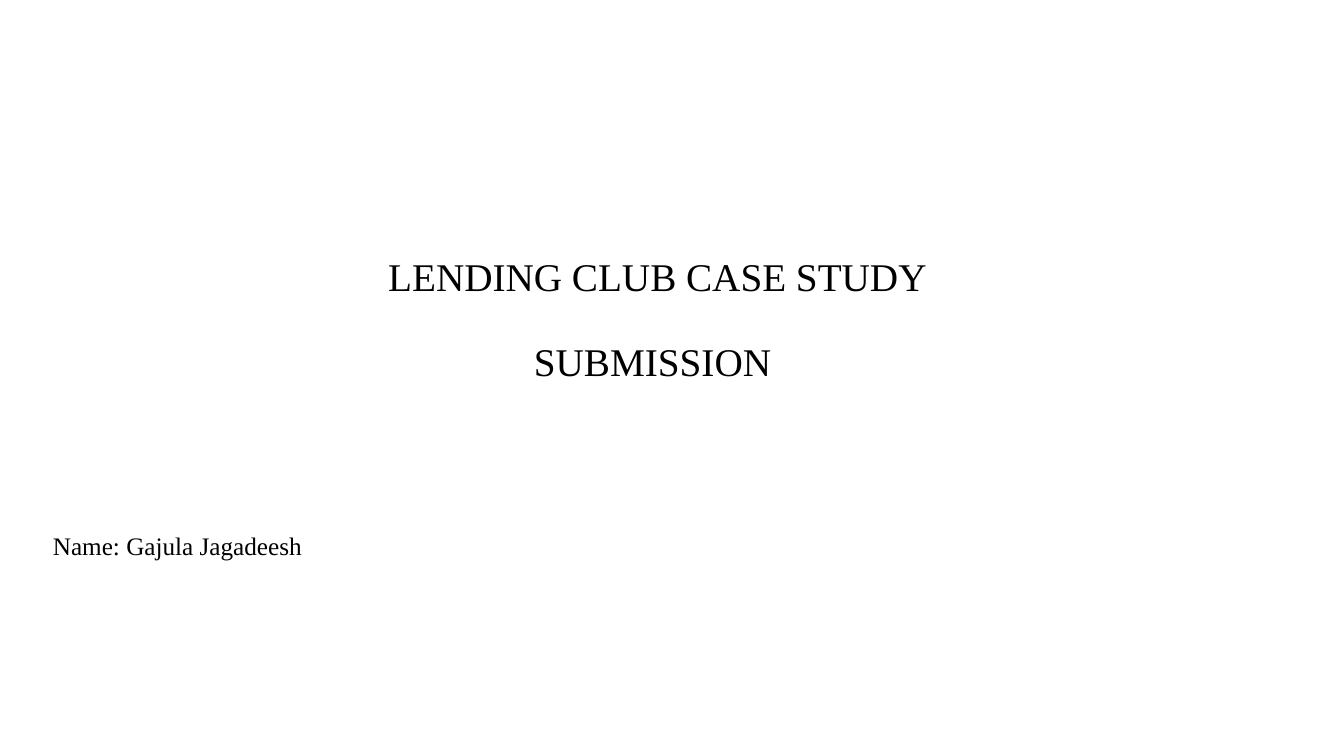
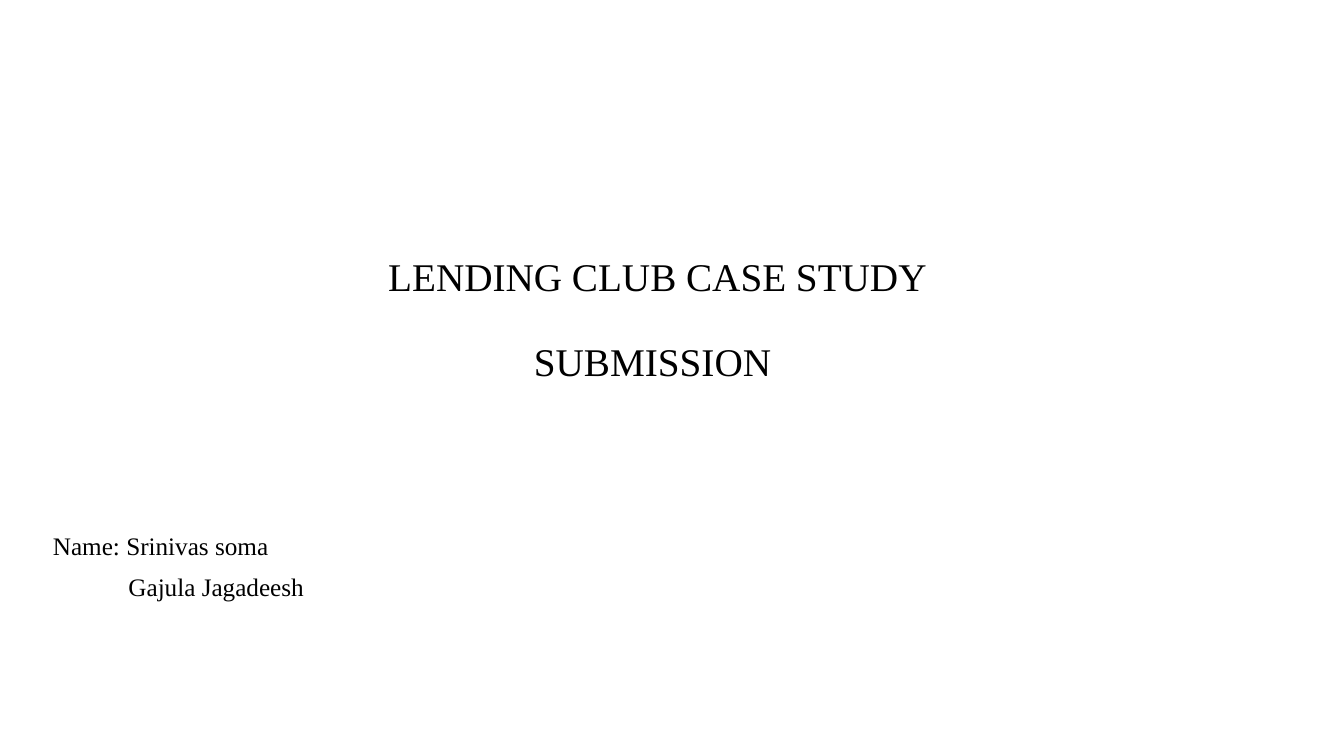
Before and after one commit to jagadeesh-gajula/Lending-club-case-study, a slide deck: slide 1 of INVEST.pptx. Drawn at 1344x756 pixels with LibreOffice and Linux fonts; fonts in the diff are those of the drawing; background and template pictures are left out. Boxes give left, top, right and bottom in pixels: in the first picture for what was removed or moved away, otherwise in the second. Text is boxed around its words. In the diff, an @@ line names an element or a change of style, - is before the commit and + after.

Commit message:
before submission

```diff
--- a/INVEST.pptx
+++ b/INVEST.pptx
@@ subtitle at (53,538,304,602): text changed @@
-Name: Gajula Jagadeesh
+Name: Srinivas soma
+Gajula Jagadeesh
```
Also in this commit, not shown: 1 other slide changed.
